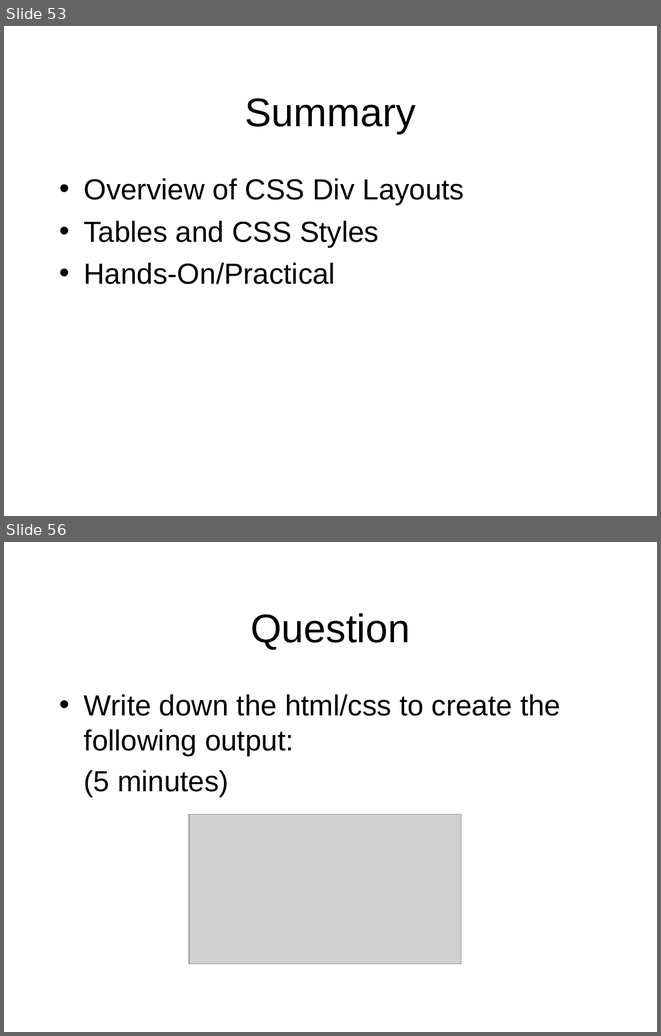
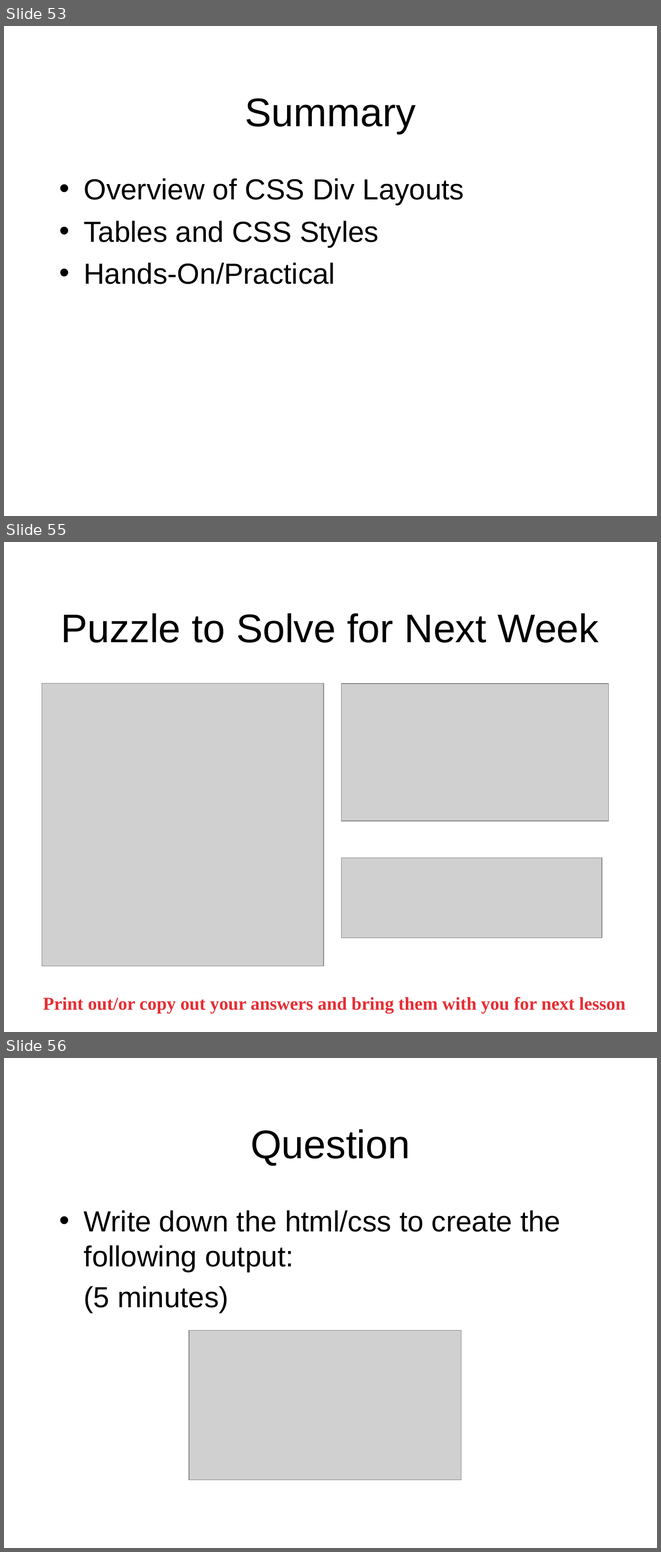
Before and after one commit to octaviordz/zjnu2017.github.io, a slide deck: WAD/lectures/070--CSS.Div.Layout.pptx. Shown one above the other, each under a label of ours: slides 53 and 56 before the commit, slides 53, 55 and 56 after it; the slides between them are not shown. The pictures are 661x1036 and 661x1552 pixels, drawn with LibreOffice and Linux fonts; fonts in the diff are those of the drawing; grey boxes stand for pictures. Boxes give left, top, right and bottom in pixels: in the first picture for what was removed or moved away, otherwise in the second. Text is boxed around its words. In the diff, an @@ line names an element or a change of style, - is before the commit and + after.

```diff
--- a/WAD/lectures/070--CSS.Div.Layout.pptx
+++ b/WAD/lectures/070--CSS.Div.Layout.pptx
@@ slide 55 added at (4, 542, 657, 1032), background #FFFFFF @@
@@ title added at (61, 613, 599, 643), 44 pt, text #000000 @@
+Puzzle to Solve for Next Week
@@ picture added at (42, 684, 323, 966) @@
@@ picture added at (342, 684, 609, 821) @@
@@ picture added at (342, 857, 602, 938) @@
@@ text added at (43, 997, 626, 1013), 20 pt, text #E62D33, bold @@
+Print out/or copy out your answers and bring them with you for next lesson
```
Also in this commit, not shown: 1 slide changed.
